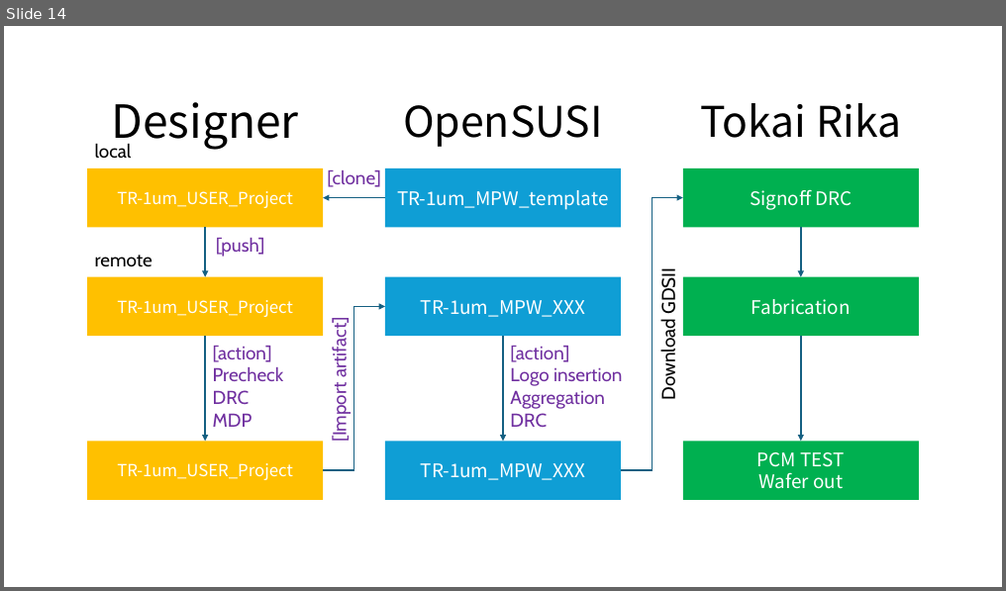
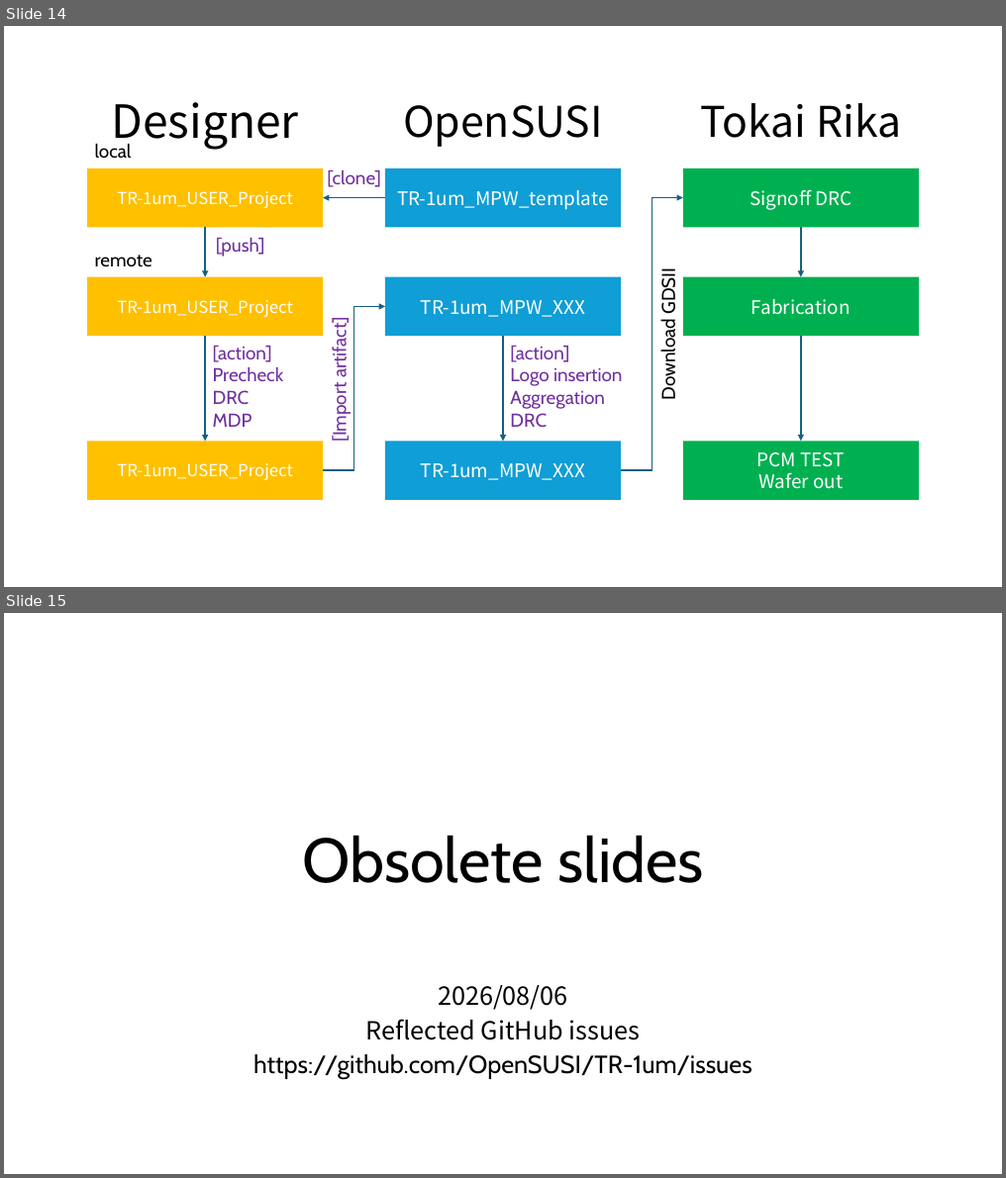
Before and after one commit to OpenSUSI/TR-1um, a slide deck: Document/TR-1um_DRC_summary.pptx. Shown one above the other, each under a label of ours: slide 14 before the commit, slides 14 and 15 after it. The pictures are 1006x591 and 1006x1178 pixels, drawn with LibreOffice and Linux fonts; fonts in the diff are those of the drawing. Boxes give left, top, right and bottom in pixels: in the first picture for what was removed or moved away, otherwise in the second. Text is boxed around its words. In the diff, an @@ line names an element or a change of style, - is before the commit and + after.

Commit message:
Update TR-1um & IP62 DRC to fix MDP issues

```diff
--- a/Document/TR-1um_DRC_summary.pptx
+++ b/Document/TR-1um_DRC_summary.pptx
@@ slide 15 added at bbox=[4, 613, 1002, 1174], background #FFFFFF @@
@@ title added at bbox=[302, 835, 704, 883], 60 pt, text #000000 @@
+Obsolete slides
@@ subtitle added at bbox=[253, 985, 752, 1079], 24 pt, text #000000 @@
+2026/08/06
+Reflected GitHub issues
+https://github.com/OpenSUSI/TR-1um/issues
```
Also in this commit, not shown: 6 slides changed, 8 other slides added, 1 other file.
